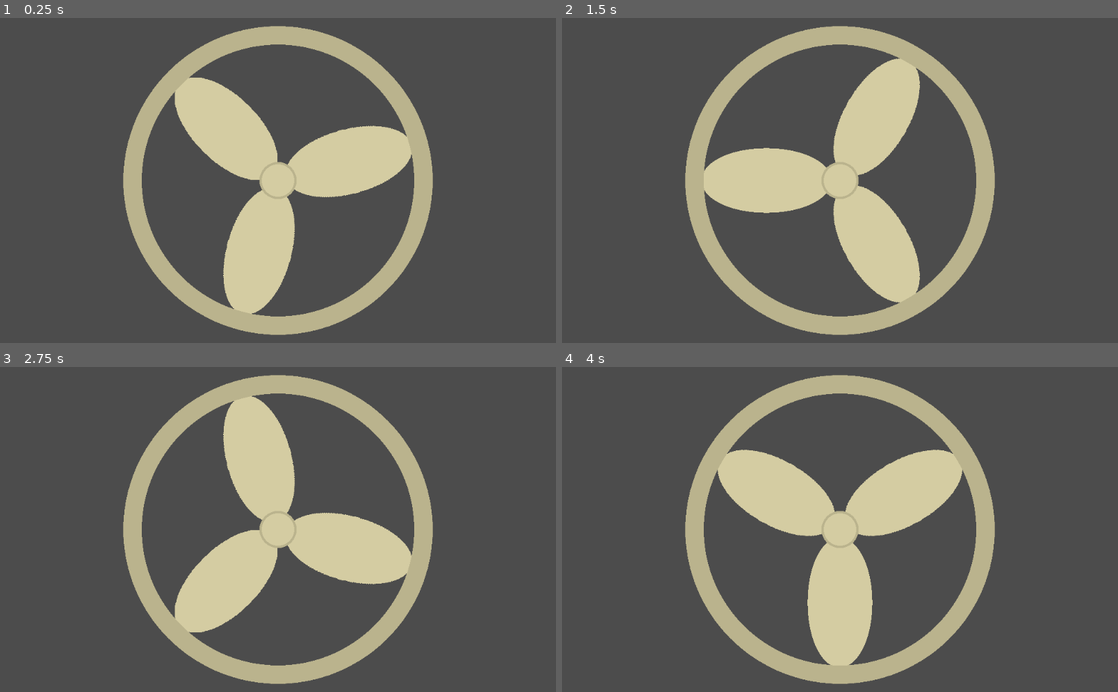
Above: before the commit, frames 1-4 (two rows, left to right).
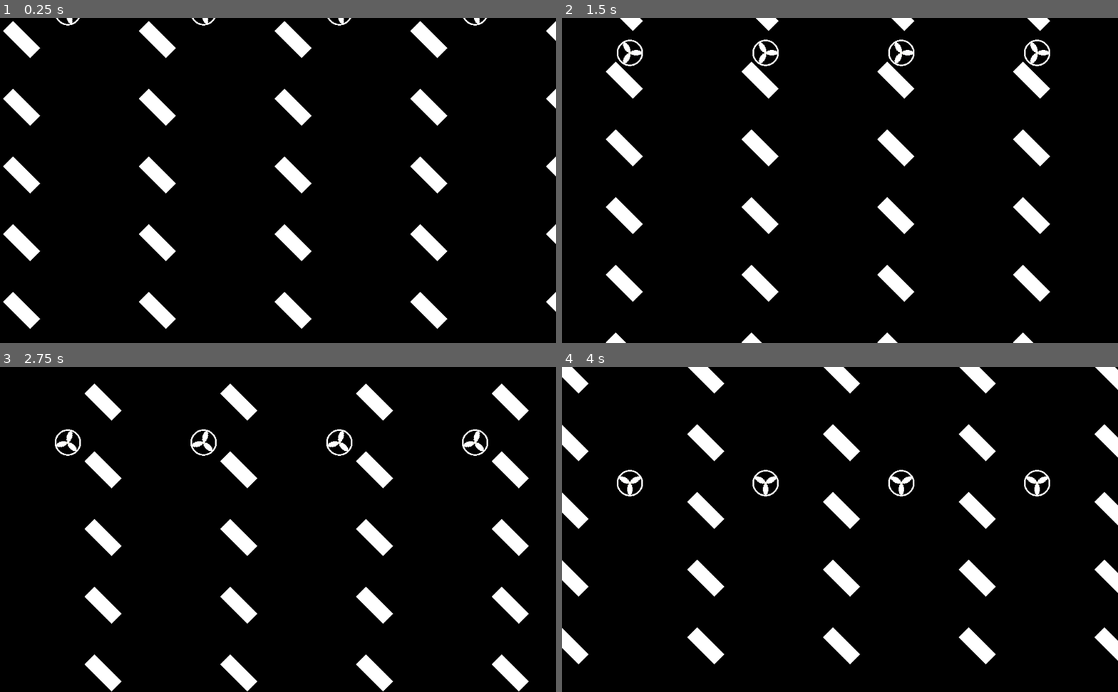
Above: after the commit, the same moments.

Repository: imsyad/Computer-Graphics
Game: Godot game, scene res://animasi.tscn
The game is run twice, just before and just after one commit, with the same random seed, the same clock (stepped at 60 frames per second) and the same inputs. The project has no main scene, so this scene is started directly.
Inputs:
- Up to frame 1 (0.25 s): no input
- Up to frame 2 (1.5 s): no input
- Up to frame 3 (2.75 s): no input
- Up to frame 4 (4 s): no input

The runs differ from the first frame. In frame 1, 100% of the frame differs, in the area x 0-100%, y 0-100%; in frame 2, 100%; in frame 3, 100%; in frame 4, 100%.

Commit message:
Translate some code into Bahasa, continue animation class/scene

Diff:
--- a/ETS/Project/animasi.gd
+++ b/ETS/Project/animasi.gd
@@ -1,25 +1,86 @@
 extends kamon
 
 
-onready var timer = get_node("Timer")
+onready var timer = get_node("timer")
 
 var time = 0
+var time_garis = 0
+var time_kamon_1 = 0
+
 
 func _ready():
+	OS.window_resizable = false
 	timer.start()
 
+
+func animasi_garis(start_x, start_y, radius):
+
+	var height = start_y
+
+	var x1 = start_x
+	var x2 = x1 + 250
+	var x3 = x2 + 250
+	var x4 = x3 + 250
+	var x5 = x4 + 250
+
+	if height + time_garis >= get_viewport().size.y:
+		height = start_y - 625
+
+
+#	if x1 + time_garis > get_viewport().size.x + 50:
+#		x1 -= 1250
+	draw_line(Vector2(x1 + time_garis, height + time_garis), Vector2(x1 + time_garis + 50, height + time_garis + 50), Color.white, radius/10)
+	print(time_garis)
+#	if x2 + time_garis > get_viewport().size.x + 50:
+#		x2 = -1000 + x1
+	draw_line(Vector2(x2 + time_garis, height + time_garis), Vector2(x2 + time_garis + 50, height + time_garis + 50), Color.white, radius/10)
+#	if x3 + time_garis > get_viewport().size.x + 50:
+#		x3 = -750 + x1
+	draw_line(Vector2(x3 + time_garis, height + time_garis), Vector2(x3 + time_garis + 50, height + time_garis +  50), Color.white, radius/10)
+	if x4 + time_garis > get_viewport().size.x + 50:
+		x4 = -500 + x1
+	draw_line(Vector2(x4 + time_garis, height + time_garis), Vector2(x4 + time_garis + 50, height + time_garis + 50), Color.white, radius/10)
+	if x5 + time_garis > get_viewport().size.x + 50:
+		x5 = -250 + x1
+	draw_line(Vector2(x5 + time_garis, height + time_garis), Vector2(x5 + time_garis + 50, height + time_garis + 50), Color.white, radius/10)
+
+	if time_garis >= 500 :
+		time_garis = 0
 
 func _draw():
 
 	var radius = get_viewport().size.x/4
+
+	var yd = -125
+	while yd < get_viewport().size.y:
+		if (yd/50) % 2 == 1:
+			animasi_garis(0, yd, radius)
+		else:
+			animasi_garis(0, yd, radius)
+		yd += 125
+
+
+	var j = 125
+	var y_kamon = -radius/10 + time_kamon_1
+	while j < get_viewport().size.x:
+		draw_kamon(Vector2(j, y_kamon), radius/10, -time_kamon_1)
+		j += 250
+
+	if time_kamon_1 > get_viewport().size.y + radius/5:
+		time_kamon_1 = 0
+
+#	if time_garis > get_viewport().size.y + 50:
+#		time_garis = 0
+
 	if get_viewport().size.x/4 < get_viewport().size.y:
 		radius = get_viewport().size.y/2
-	draw_kamon(Vector2(get_viewport().size.x/2, get_viewport().size.y/2), radius, time)
+#	draw_kamon(Vector2(get_viewport().size.x/2, get_viewport().size.y/2), radius, time)
 
 
 func _on_Timer_timeout():
 	time += 1
-
+	time_garis +=  1
+	time_kamon_1 += 1
 	if time == 360:
 		time = 0
 
--- a/ETS/Project/animasi.tscn
+++ b/ETS/Project/animasi.tscn
@@ -1,11 +1,24 @@
-[gd_scene load_steps=2 format=2]
+[gd_scene load_steps=3 format=2]
 
 [ext_resource path="res://animasi.gd" type="Script" id=1]
 
-[node name="Node Animasi" type="Node2D"]
+[sub_resource type="StyleBoxFlat" id=1]
+bg_color = Color( 0, 0, 0, 1 )
+
+[node name="animasi" type="Node2D"]
+
+[node name="latar_belakang" type="Panel" parent="."]
+margin_right = 1037.0
+margin_bottom = 611.0
+custom_styles/panel = SubResource( 1 )
+__meta__ = {
+"_edit_use_anchors_": false
+}
+
+[node name="animasi_custom_draw" type="Node2D" parent="."]
 script = ExtResource( 1 )
 
-[node name="Timer" type="Timer" parent="."]
+[node name="timer" type="Timer" parent="animasi_custom_draw"]
 wait_time = 0.001
 autostart = true
-[connection signal="timeout" from="Timer" to="." method="_on_Timer_timeout"]
+[connection signal="timeout" from="animasi_custom_draw/timer" to="animasi_custom_draw" method="_on_Timer_timeout"]
--- a/ETS/Project/kamon.gd
+++ b/ETS/Project/kamon.gd
@@ -37,10 +37,12 @@
 	var radius_lingkaran_dalam = radius/10
 	var radius_lingkaran_luar  = radius - radius/10
 	var radius_kelopak         = (radius - radius/5)/2
-	var warna                  = Color(0.83137254902, 0.8, 0.63529411764)
-	var warna_outline          = Color(0.7294117647, 0.70196078431, 0.55294117647)
+#	var warna                  = Color(0.83137254902, 0.8, 0.63529411764)
+#	var warna_outline          = Color(0.7294117647, 0.70196078431, 0.55294117647)
+	var warna = Color.white
+	var warna_outline = Color.white
 
-	dasar_kamon        (centre, radius_lingkaran_luar, Color(0,0,0,0))
+	dasar_kamon        (centre, radius_lingkaran_luar, Color(0,0,0,1))
 	kelopak_kamon      (centre, pusat_kelopak, radius/5, radius_kelopak, warna, derajat_rotasi)
 	outline_kamon      (centre, radius, warna_outline)
 	lingkaran_kamon    (centre, radius_lingkaran_dalam, warna)
--- a/ETS/Project/project.godot
+++ b/ETS/Project/project.godot
@@ -20,16 +20,6 @@
 "path": "res://kamon.gd"
 }, {
 "base": "Node2D",
-"class": "pixel",
-"language": "GDScript",
-"path": "res://put_pixel.gd"
-}, {
-"base": "lines",
-"class": "shapes",
-"language": "GDScript",
-"path": "res://shapes.gd"
-}, {
-"base": "Node2D",
 "class": "utilitas",
 "language": "GDScript",
 "path": "res://utilitas.gd"
@@ -37,8 +27,6 @@
 _global_script_class_icons={
 "ellipse": "",
 "kamon": "",
-"pixel": "",
-"shapes": "",
 "utilitas": ""
 }
 
